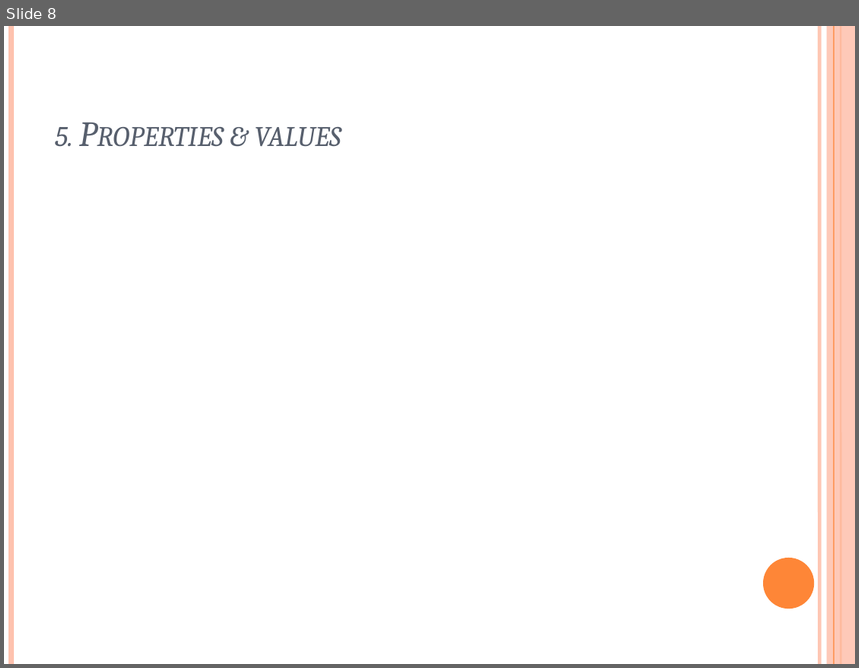
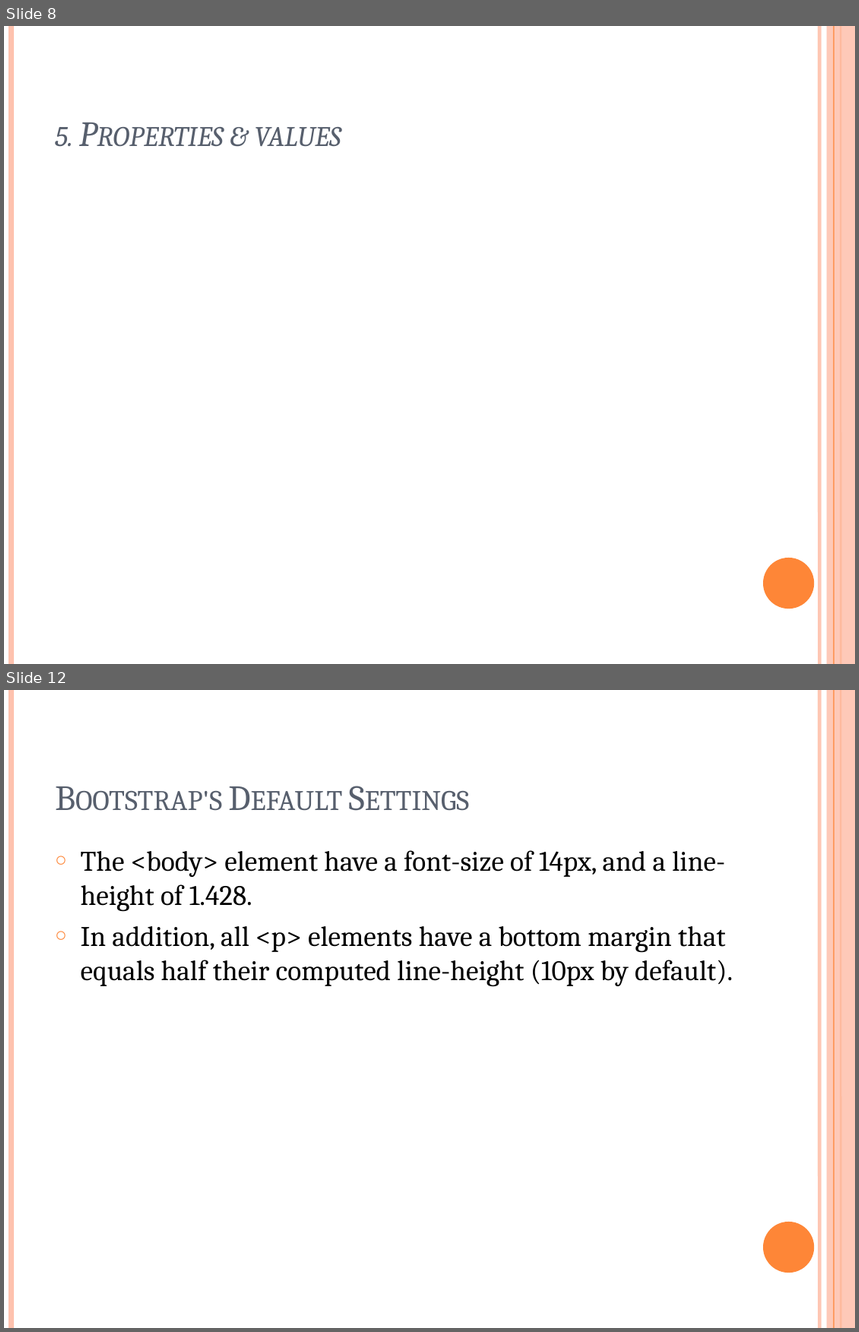
Before and after one commit to Group2FPTUniversity/Presentations, a slide deck: Presentation CSS.pptx. Shown one above the other, each under a label of ours: slide 8 before the commit, slides 8 and 12 after it; the slides between them are not shown. The pictures are 859x668 and 859x1332 pixels, drawn with LibreOffice and Linux fonts; fonts in the diff are those of the drawing. Boxes give left, top, right and bottom in pixels: in the first picture for what was removed or moved away, otherwise in the second. Text is boxed around its words. In the diff, an @@ line names an element or a change of style, - is before the commit and + after.

```diff
--- a/Presentation CSS.pptx
+++ b/Presentation CSS.pptx
@@ slide 12 added at (x1=4, y1=690, x2=855, y2=1328), background #FFFFFF; not listed: 6 template elements that a slide beside it also shows @@
@@ title added at (x1=75, y1=791, x2=222, y2=811), 30 pt, text #575F6D, small capitals @@
+Bootstrap's Default Settings
@@ text added at (x1=81, y1=850, x2=733, y2=987), 24 pt, text #000000 @@
+○ The <body> element have a font-size of 14px, and a line-height of 1.428.
+○ In addition, all <p> elements have a bottom margin that equals half their computed line-height (10px by default).
```
Also in this commit, not shown: 1 slide changed, 5 other slides added, 1 other file.
